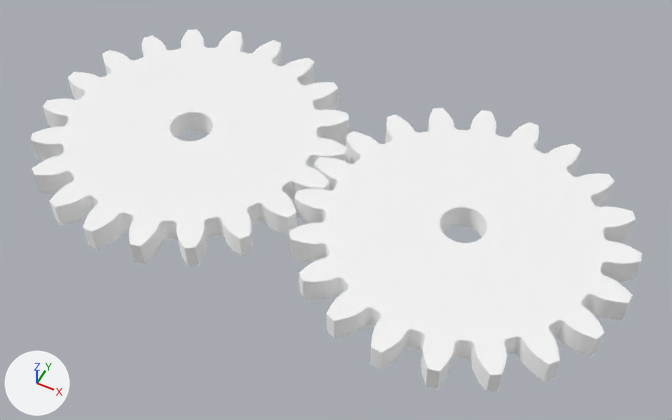
Two versions of the glTF model file/gear16_2gear.gltf, one commit apart.
Both versions are drawn from a camera (50 mm lens) standing at (18.7, -38.2, 46.4) and looking at (0.0, -0.8, -0.4). The axes (+X, +Y, +Z) are drawn at lower left. The lights are the same throughout. Where no turn or scale is listed for an object, it has been applied to the vertices.

The scene before the commit, as lines of its bpy script (objects in view):
```python
mat_material_001 = principled_material('Material.001')
mat_material_001.base_color = (1.0, 1.0, 1.0)  # white #ffffff
mat_material_001.metallic = 1.0
mat_material_001.roughness = 1.0
me_gear01 = bpy.data.meshes.new('Gear01')
me_gear01.from_pydata(...)  # 1212 vertices, 2424 faces; spans x -11.0..11.0, y -11.0..11.0, z 0.0..1.8
me_gear01.materials.append(mat_material_001)  # white #ffffff
me_gear01_001 = bpy.data.meshes.new('Gear01.001')
me_gear01_001.from_pydata(...)  # 1212 vertices, 2424 faces; spans x -11.0..11.0, y -11.0..11.0, z 0.0..1.8
me_gear01_001.materials.append(mat_material_002)  # white #ffffff
ob_gear01 = bpy.data.objects.new('Gear01', me_gear01)
ob_gear01.location = (-11.69, 0.0, 0.0)
ob_gear01_001 = bpy.data.objects.new('Gear01.001', me_gear01_001)
ob_gear01_001.location = (8.59, 0.0, 0.0)
```
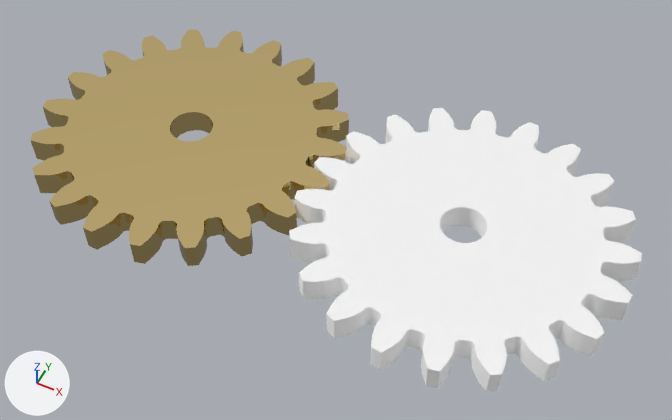
Commit message: Update gear16_2gear.gltf
pbrMetallicRoughness 追加

Pixel boxes (x1, y1, x2, y2) of what changed, in the pictures (672 x 420 px):
```json
{"object": "Gear01", "change": "recoloured, surface changed", "before": [31, 29, 349, 266], "after": [31, 29, 349, 266], "on screen": "white to yellow"}
```

Edits to the scene script, one JSON object a line:
```json
{"op": "set", "path": "mat_material_001.base_color", "old": "(1.0, 1.0, 1.0)", "new": "(1.0, 0.766, 0.336)", "note": "white #ffffff -> yellow #ffe39d"}
{"op": "set", "path": "mat_material_001.roughness", "old": "1.0", "new": "0.0"}
```
